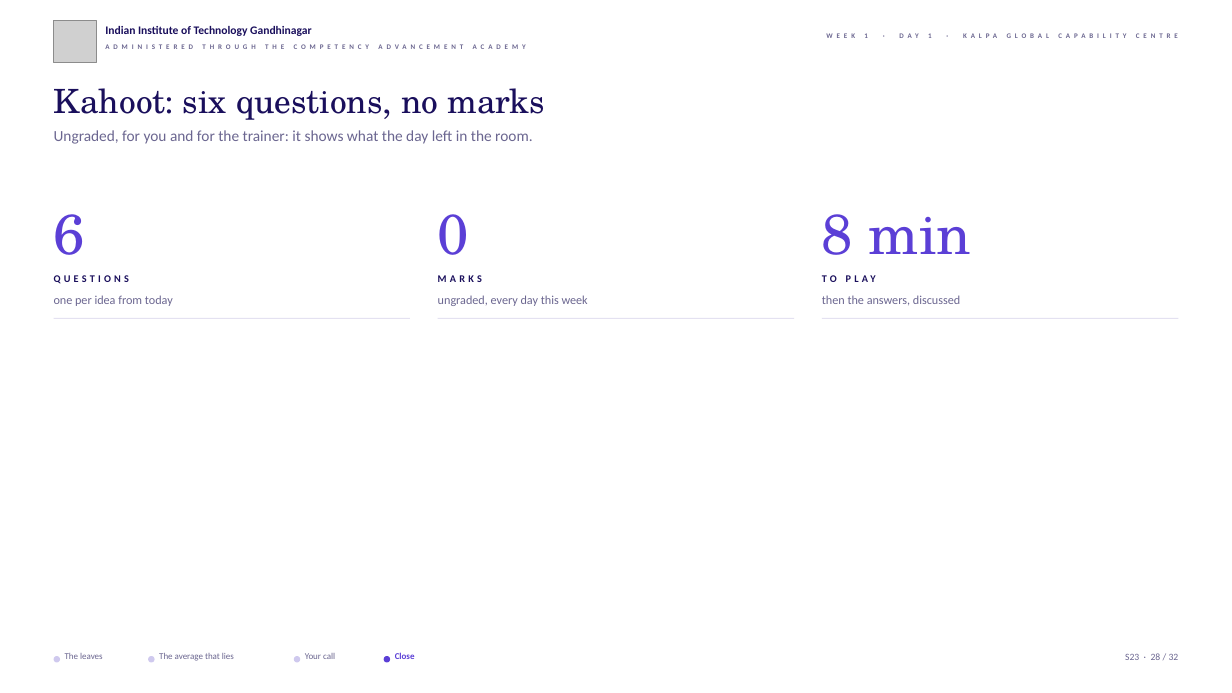
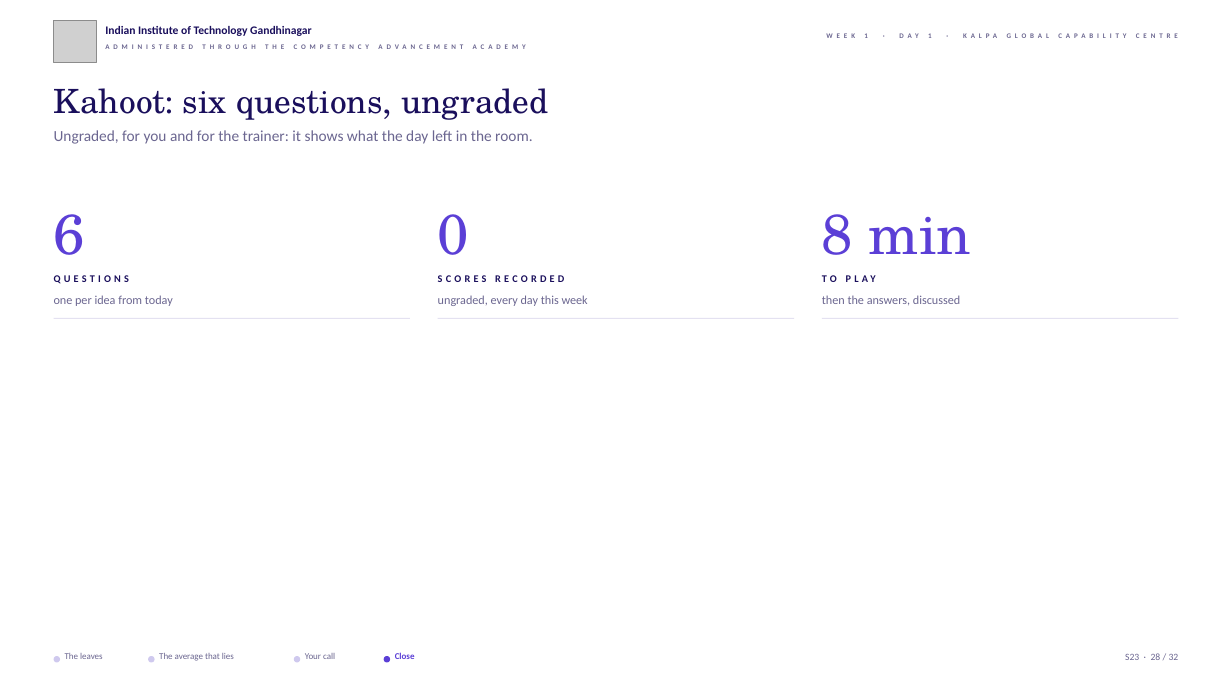
Before and after one commit to fde-academy-lab/c2-content-factory, a slide deck: slide 28 of content/W01/D1/slides/C2_W01_D01_half2_STUDENT.pptx. Drawn at 1232x693 pixels with LibreOffice and Linux fonts; fonts in the diff are those of the drawing; grey boxes stand for pictures; background and template pictures are left out. Boxes give left, top, right and bottom in pixels: in the first picture for what was removed or moved away, otherwise in the second. Text is boxed around its words. In the diff, an @@ line names an element or a change of style, - is before the commit and + after.

```diff
--- a/content/W01/D1/slides/C2_W01_D01_half2_STUDENT.pptx
+++ b/content/W01/D1/slides/C2_W01_D01_half2_STUDENT.pptx
@@ text at [54,88,549,120]: text changed @@
-Kahoot: six questions, no marks
+Kahoot: six questions, ungraded
@@ text at [438,275,564,282]: text changed @@
-MARKS
+SCORES RECORDED
```
Also in this commit, not shown: 9 other files.
